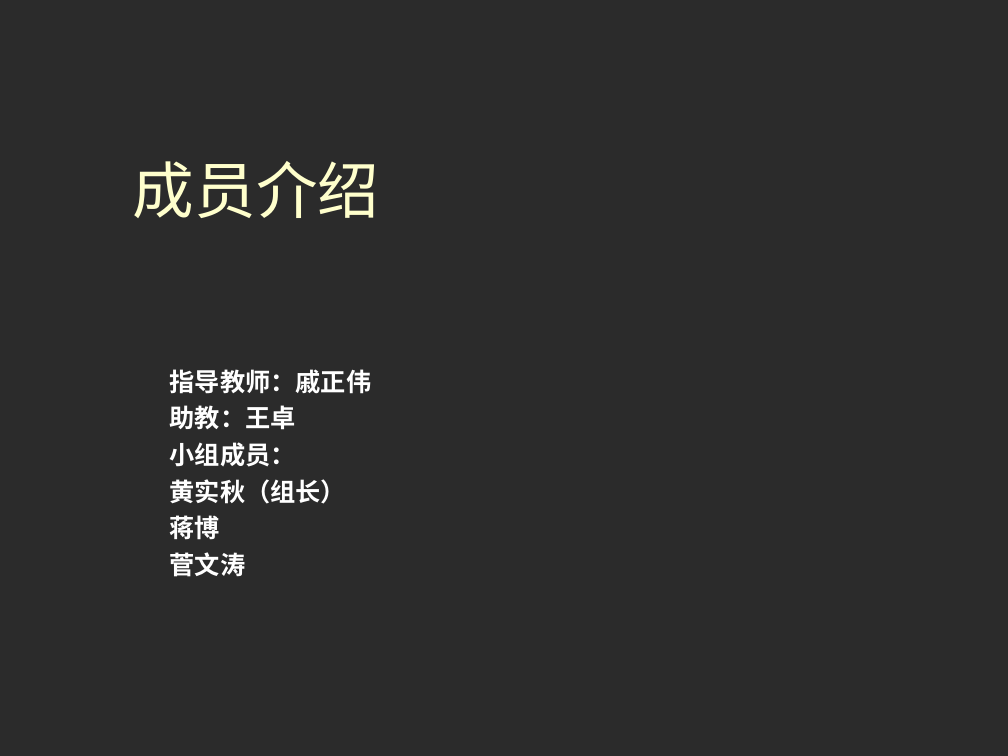
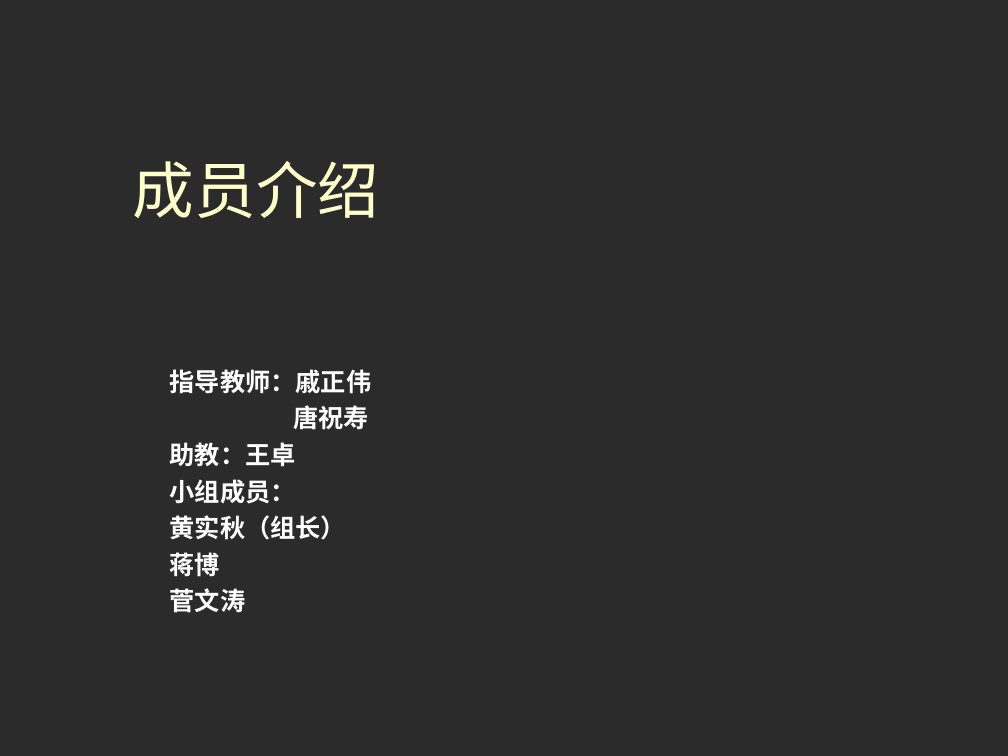
Before and after one commit to iidx/devilheart, a slide deck: slide 2 of doc/MS-Word.ppt. Drawn at 1008x756 pixels with LibreOffice and Linux fonts; fonts in the diff are those of the drawing; background and template pictures are left out; a plain dark background stands for a picture behind light text. Boxes give left, top, right and bottom in pixels: in the first picture for what was removed or moved away, otherwise in the second. Text is boxed around its words. In the diff, an @@ line names an element or a change of style, - is before the commit and + after.

```diff
--- a/doc/MS-Word.ppt
+++ b/doc/MS-Word.ppt
@@ subtitle at [293,405,369,430]: paragraph added @@
+唐祝寿
```
Also in this commit, not shown: 3 other slides changed, 1 slide added.
